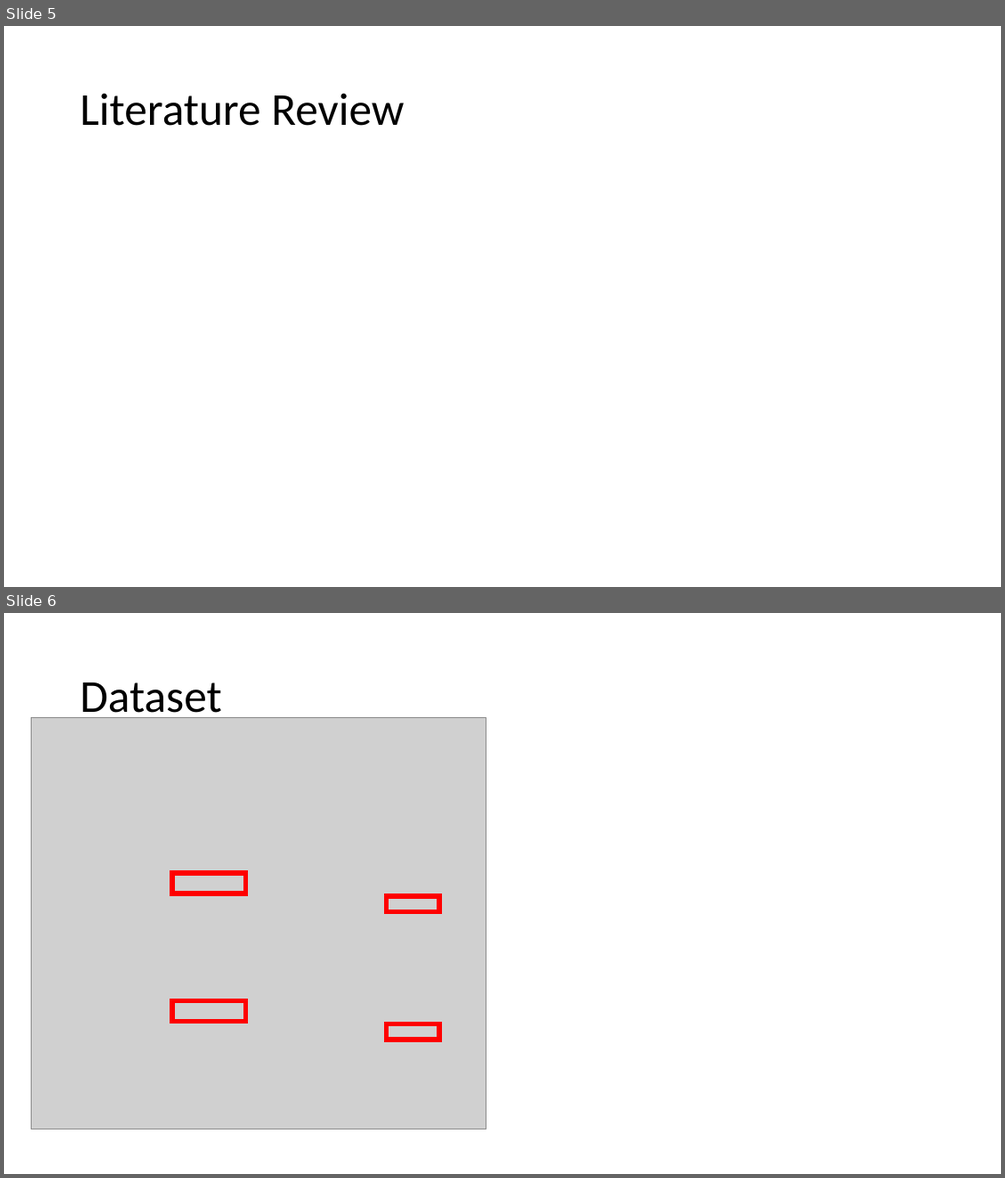
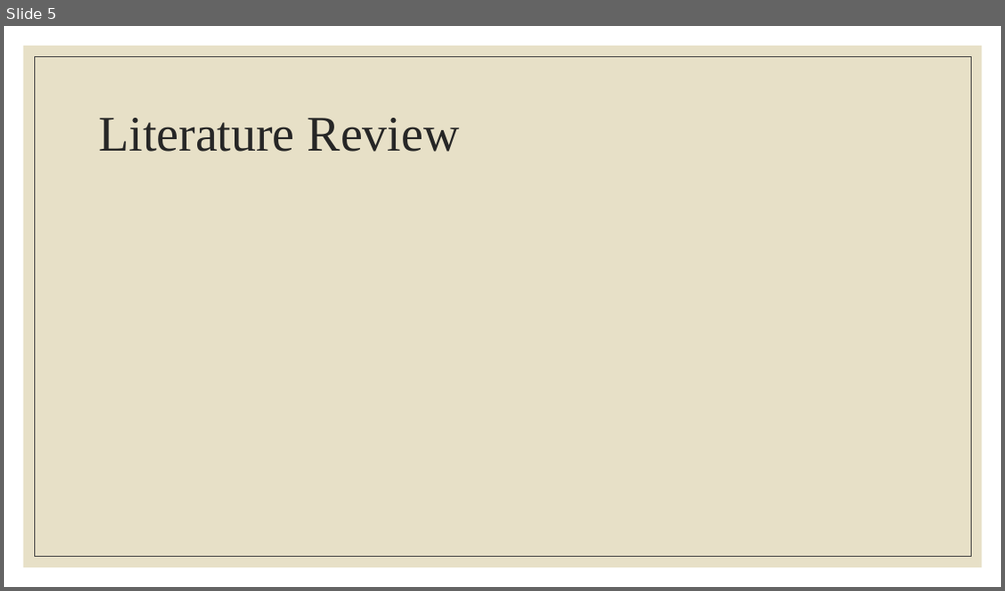
Before and after one commit to m-mcdougall/Capstone-DATS6501, a slide deck: Capstone Presentation.pptx. Shown one above the other, each under a label of ours: slides 5 and 6 before the commit, slide 5 after it. The pictures are 1005x1178 and 1005x591 pixels, drawn with LibreOffice and Linux fonts; fonts in the diff are those of the drawing; grey boxes stand for pictures. Boxes give left, top, right and bottom in pixels: in the first picture for what was removed or moved away, otherwise in the second. Text is boxed around its words. In the diff, an @@ line names an element or a change of style, - is before the commit and + after.

```diff
--- a/Capstone Presentation.pptx
+++ b/Capstone Presentation.pptx
@@ slide 6 removed at (4,613,1001,1174), background #FFFFFF @@
@@ title removed at (80,682,221,722) @@
-Dataset
@@ picture removed at (32,717,486,1128) @@
@@ rectangle removed at (172,873,245,893) @@
@@ rectangle removed at (386,896,439,912) @@
@@ rectangle removed at (172,1001,245,1022) @@
@@ rectangle removed at (386,1024,439,1040) @@
@@ slide 5 changed as well @@
@@ rectangle added at (24,46,982,567), fill #E7E0C7 @@
@@ rectangle added at (34,56,971,556), outline #404040 0.5 pt @@
@@ title "Literature Review": place and size @@
-title "Literature Review" at (80,93,404,126)
+title "Literature Review" at (98,118,460,151)
@@ title "Literature Review" at (98,118,460,151): size 44 to 48 pt, font Calibri to Times New Roman, text colour #000000 to #262626 @@
```
Also in this commit, not shown: 5 other slides changed, 17 slides added, 3 other slides removed, 4 other files.
